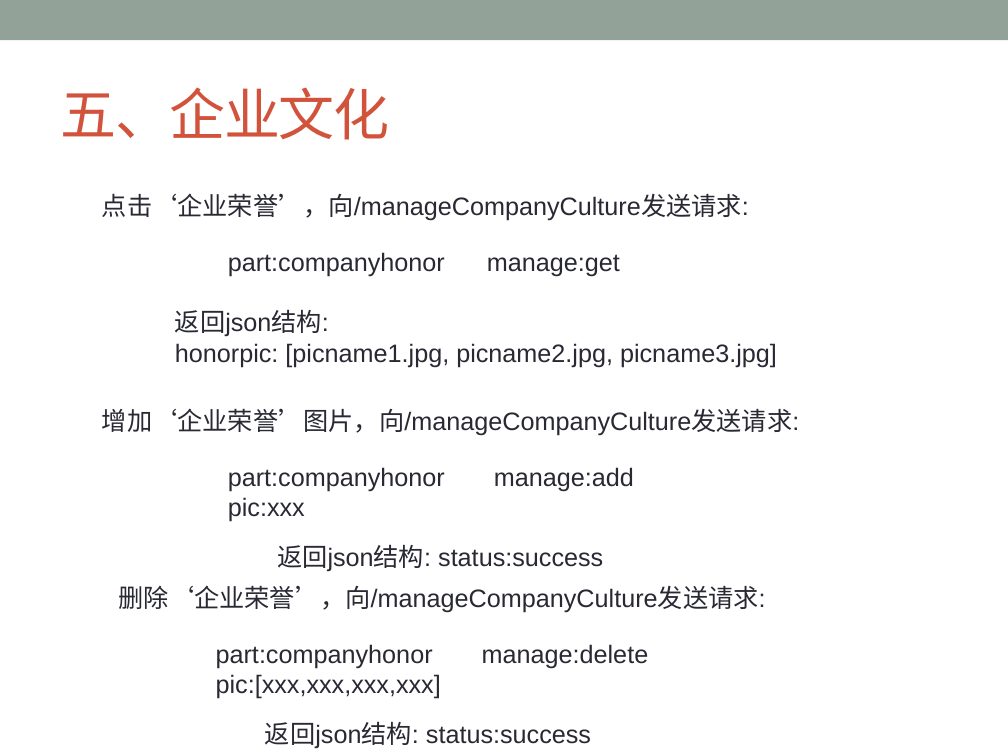
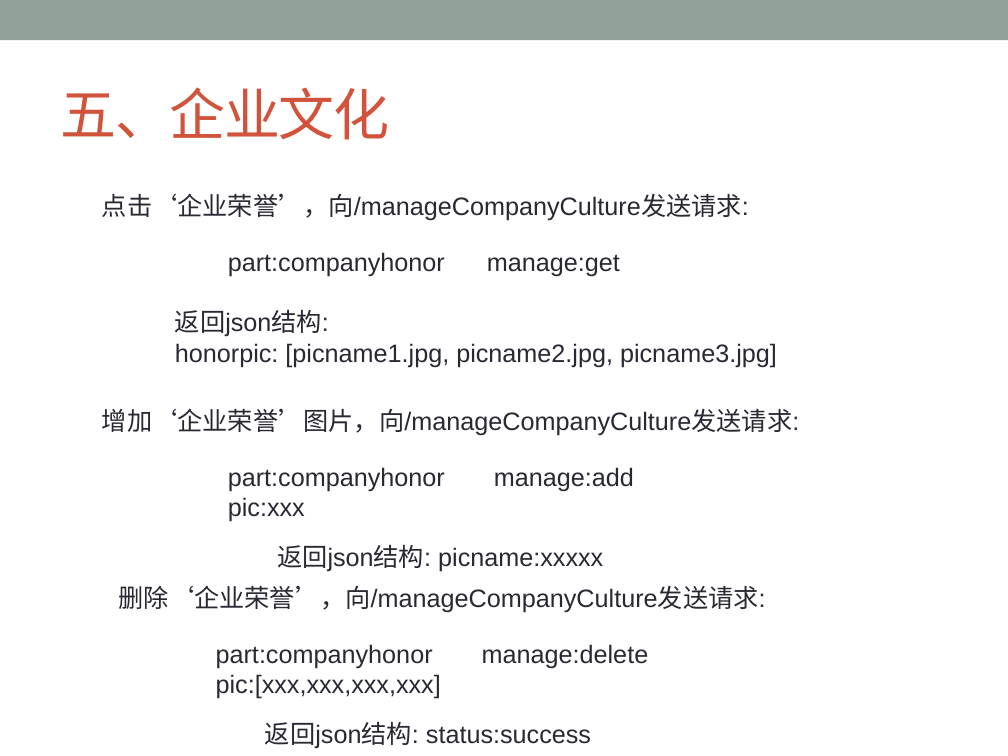
Before and after one commit to ChanSeaThink/LULLGREE, a slide deck: slide 33 of ZSGree前后端逻辑及接口.pptx. Drawn at 1008x756 pixels with LibreOffice and Linux fonts; fonts in the diff are those of the drawing. Boxes give left, top, right and bottom in pixels: in the first picture for what was removed or moved away, otherwise in the second. Text is boxed around its words. In the diff, an @@ line names an element or a change of style, - is before the commit and + after.

```diff
--- a/ZSGree前后端逻辑及接口.pptx
+++ b/ZSGree前后端逻辑及接口.pptx
@@ text at box(277, 544, 603, 572): text changed @@
-返回json结构: status:success
+返回json结构: picname:xxxxx
```
Also in this commit, not shown: 4 other files.
